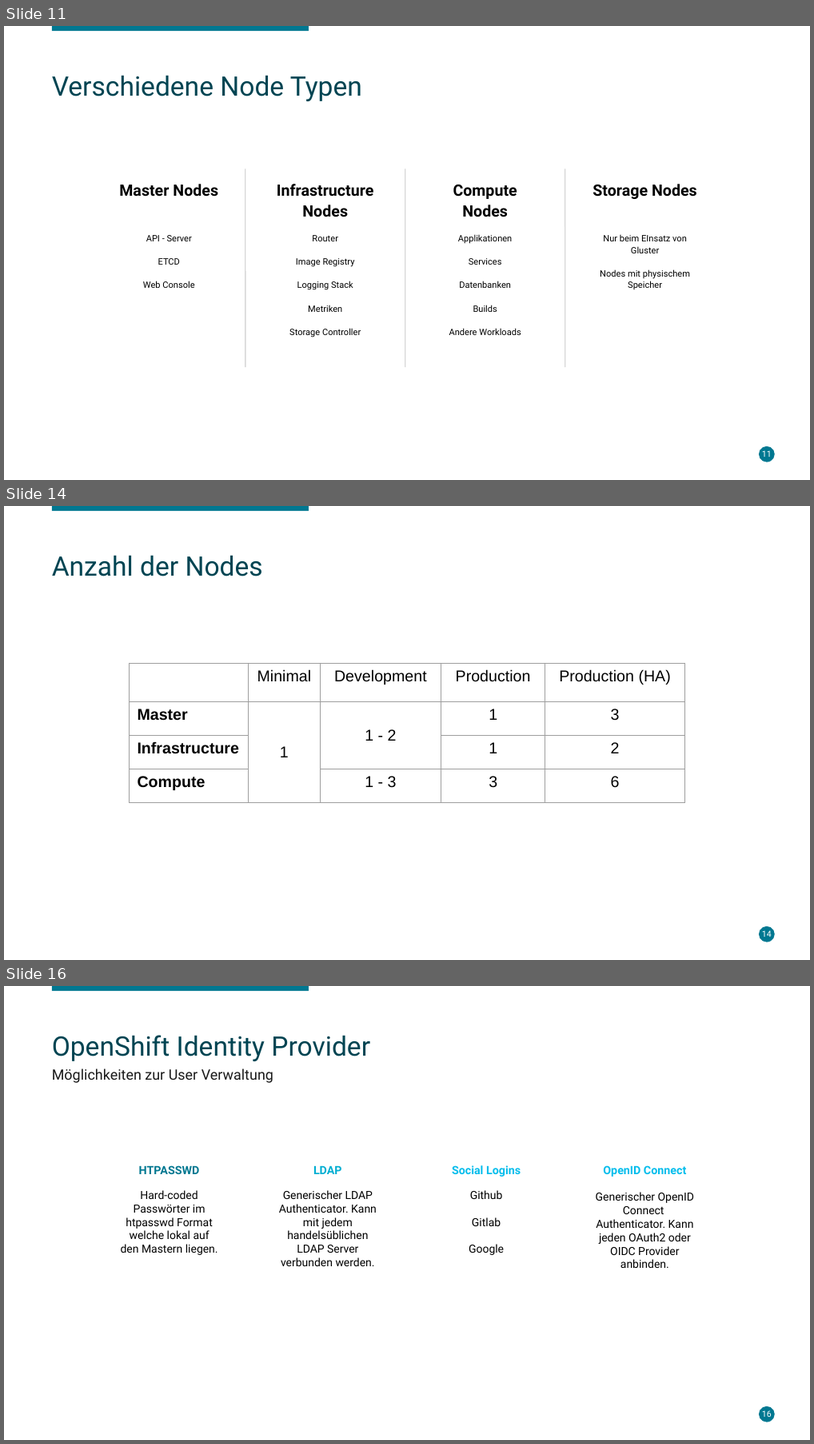
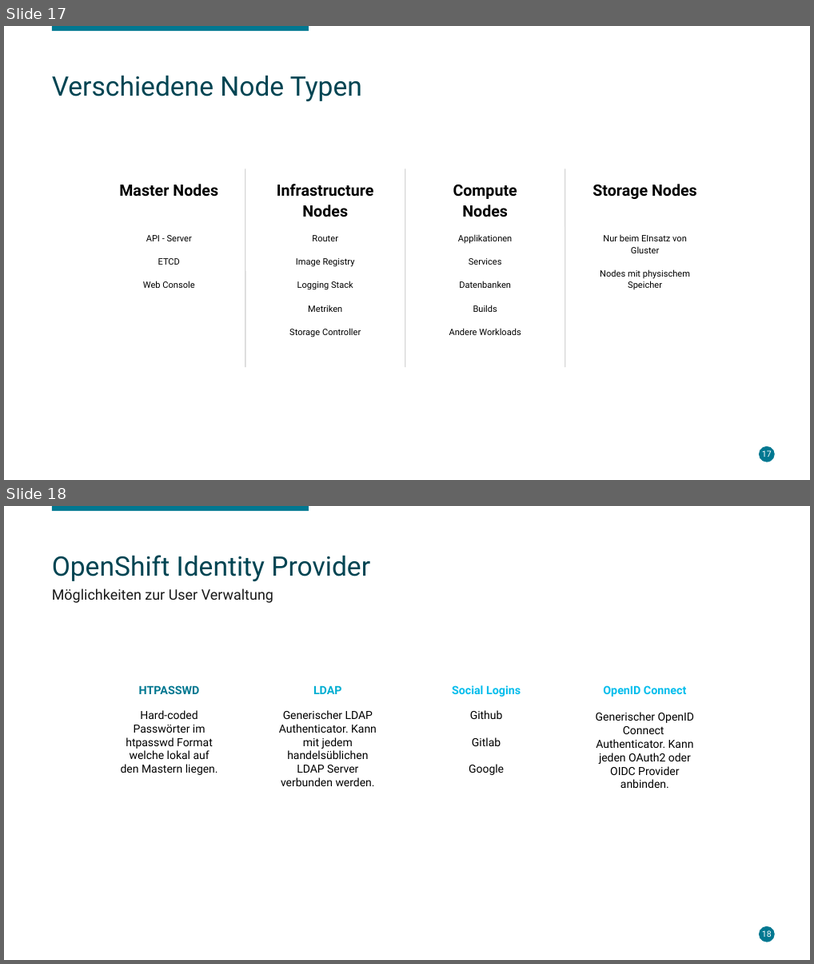
Before and after one commit to lukeelten/openshift-slac, a slide deck: Enterprise Container Management.odp. Shown one above the other, each under a label of ours: slides 11, 14 and 16 before the commit, slides 17 and 18 after it; the slides between them are not shown. The pictures are 814x1444 and 814x964 pixels, drawn with LibreOffice and Linux fonts; fonts in the diff are those of the drawing; background and template pictures are left out. Boxes give left, top, right and bottom in pixels: in the first picture for what was removed or moved away, otherwise in the second. Text is boxed around its words. In the diff, an @@ line names an element or a change of style, - is before the commit and + after.

```diff
--- a/Enterprise Container Management.odp
+++ b/Enterprise Container Management.odp
@@ slide 14 removed at [4, 506, 810, 960], background #FFFFFF; not listed: 2 template elements that a slide beside it also shows @@
@@ title removed at [52, 555, 263, 576] @@
-Anzahl der Nodes
@@ table removed at [129, 664, 685, 802], 4 rows, 5 columns @@
- | Minimal | Development | Production | Production (HA)
-Master | 1 | 1 - 2 | 1 | 3
-Infrastructure |  |  | 1 | 2
-Compute |  | 1 - 3 | 3 | 6
@@ page number removed at [762, 930, 772, 936] @@
-14
@@ what was slide 11 is now slide 17 @@
@@ page number at [762, 450, 772, 456]: text changed @@
-11
+17
@@ what was slide 16 is now slide 18 @@
```
Also in this commit, not shown: 2 slides changed, 8 slides added, 4 other slides removed, 6 other files.
